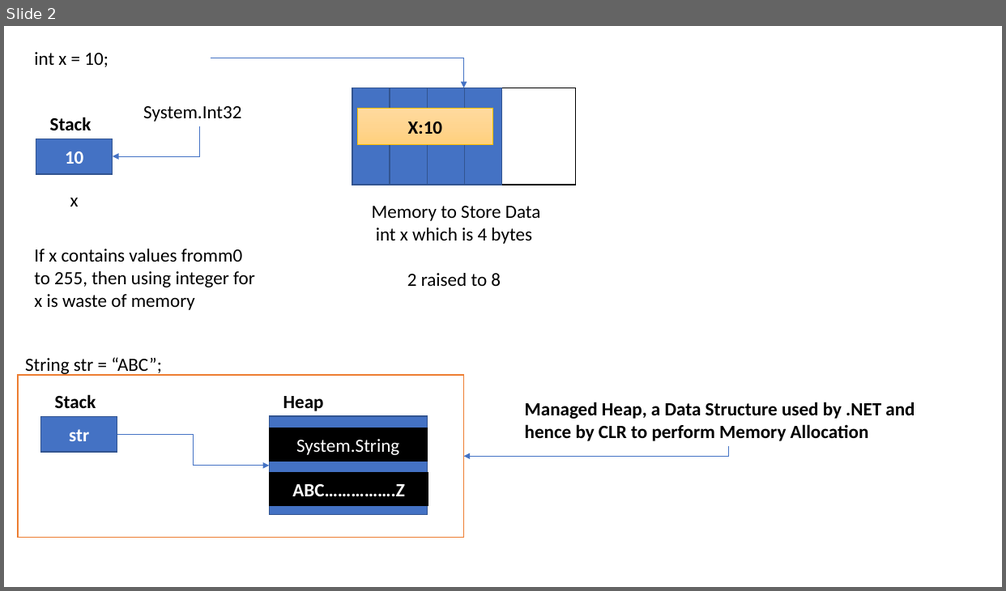
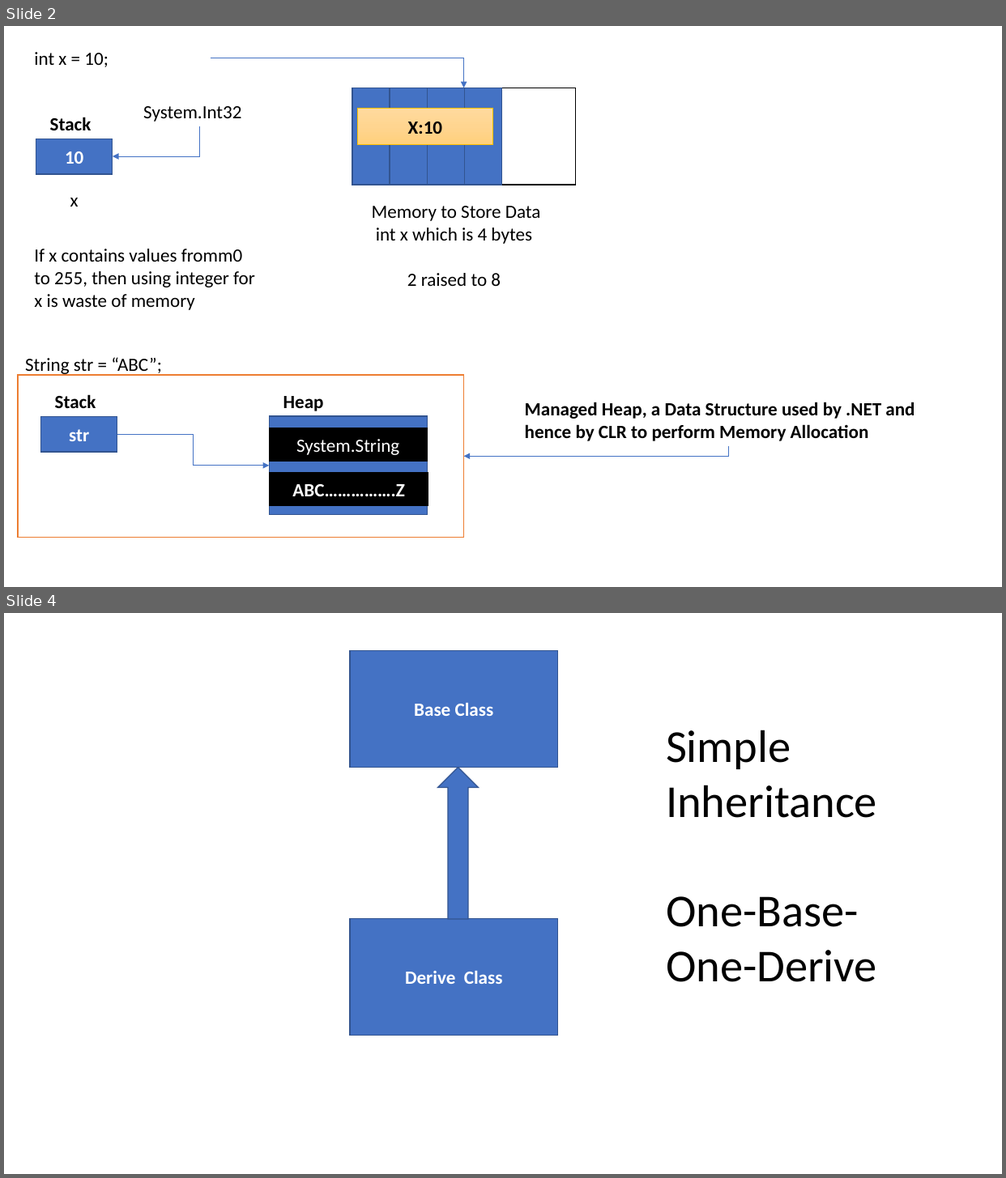
Before and after one commit to maheshsabnis/SimSept2002, a slide deck: Training_Images.pptx. Shown one above the other, each under a label of ours: slide 2 before the commit, slides 2 and 4 after it; the slides between them are not shown. The pictures are 1006x591 and 1006x1178 pixels, drawn with LibreOffice and Linux fonts; fonts in the diff are those of the drawing. Boxes give left, top, right and bottom in pixels: in the first picture for what was removed or moved away, otherwise in the second. Text is boxed around its words. In the diff, an @@ line names an element or a change of style, - is before the commit and + after.

```diff
--- a/Training_Images.pptx
+++ b/Training_Images.pptx
@@ slide 4 added at [4,613,1002,1174], background #FFFFFF @@
@@ rectangle added at [350,650,558,767], fill #4472C4, outline #325491 1 pt, 18 pt, text #FFFFFF, bold @@
+Base Class
@@ text added at [666,730,877,982], 44 pt, text #000000 @@
+Simple
+Inheritance
+One-Base-One-Derive
@@ up arrow added at [438,767,479,919], fill #4472C4, outline #325491 1 pt @@
@@ rectangle added at [350,919,558,1036], fill #4472C4, outline #325491 1 pt, 18 pt, text #FFFFFF, bold @@
+Derive Class
```
Also in this commit, not shown: 1 slide changed, 22 other files.
